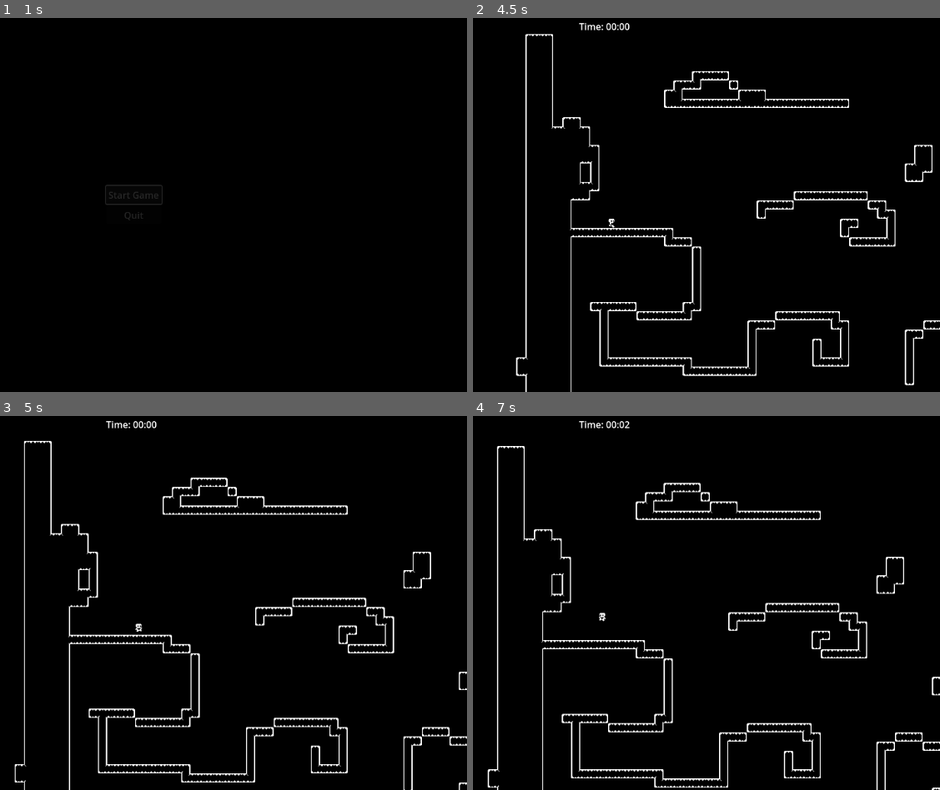
Above: before the commit, frames 1-4 (two rows, left to right).
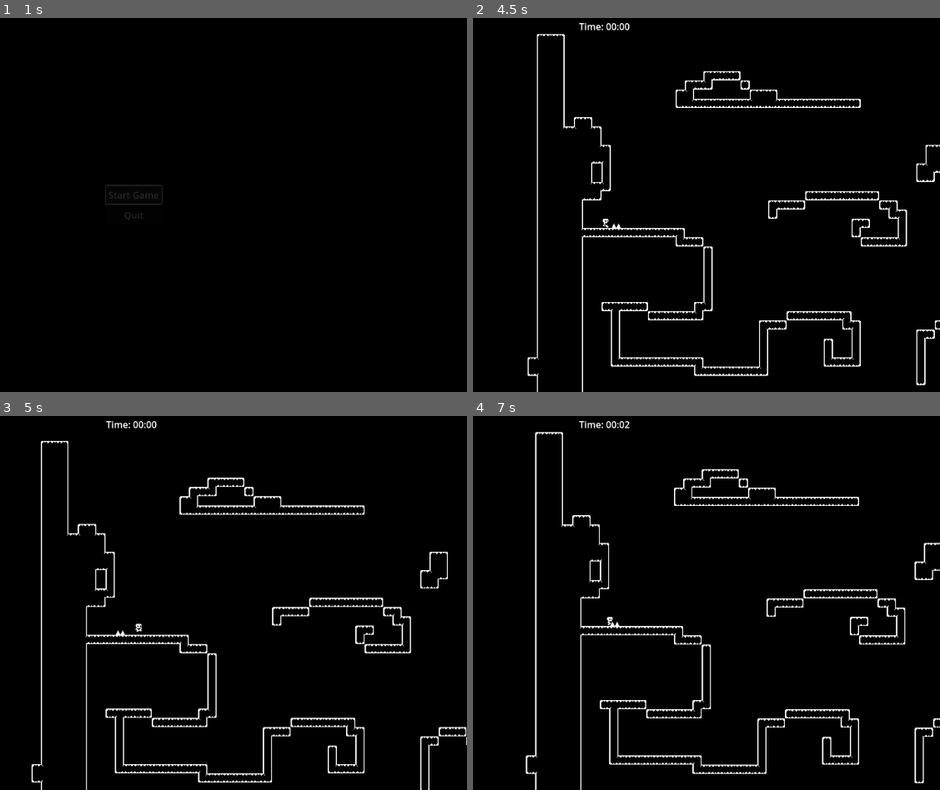
Above: after the commit, the same moments.

Repository: GreyCDevs/platformer-godot
Game: Godot game, scene res://scenes/ui/menu/start_menu.tscn
Two runs of this game, one before a commit and one after it. Both use one fixed random seed, a clock stepped at 60 frames per second and the inputs below.
Inputs:
- Up to frame 1 (1 s): click "Start Game" at 0.5 s
- Up to frame 2 (4.5 s): hold Right (move_right) 1.28-2.78 s; tap Space (jump) at 1.52, 2.27, 2.75, 3.77 s; tap Enter at 2, 3.5 s; hold Left (move_left) 2.78-3.53 s; hold Right (move_right) from 3.53 s (still down)
- Up to frame 3 (5 s): keep holding Right (move_right); tap Space (jump) at 4.52 s
- Up to frame 4 (7 s): release Right (move_right) at 5.03 s; hold Left (move_left) 5.03-5.78 s; tap Space (jump) at 5.27, 6.77 s; hold Right (move_right) 5.78-6.53 s; hold Left (move_left) from 6.53 s (still down)

Frame 1 is identical in both runs. In frame 2, 6.4% of the frame differs, in the area x 9-100%, y 4-100%; in frame 3, 6.9%; in frame 4, 8.9%, in the area x 3-100%, y 4-100%.

Commit message:
edit testlevel

Diff:
--- a/scenes/levels/level_one.tscn
+++ b/scenes/levels/level_one.tscn
@@ -1,11 +1,15 @@
-[gd_scene load_steps=2 format=3 uid="uid://cyx0wieawq7je"]
+[gd_scene load_steps=3 format=3 uid="uid://cyx0wieawq7je"]
 
 [ext_resource type="PackedScene" uid="uid://qvf4ea06wf2a" path="res://scenes/world/world_template.tscn" id="1_03iei"]
+[ext_resource type="PackedScene" uid="uid://dwal5ust4jb7m" path="res://scenes/dangers/spikes/spikes.tscn" id="2_sn7cj"]
 
 [node name="LevelOne" instance=ExtResource("1_03iei")]
 
 [node name="player" parent="." index="0"]
 position = Vector2(82, 336)
 
+[node name="Spikes" parent="Hazards" index="0" instance=ExtResource("2_sn7cj")]
+position = Vector2(98, 336)
+
 [node name="LevelTileMap" parent="." index="4"]
 layer_0/tile_data = PackedInt32Array(0, 131072, 0, 65536, 131072, 1, 131072, 131072, 1, 196608, 131072, 1, 262144, 1310 …(11366 unchanged characters)…
